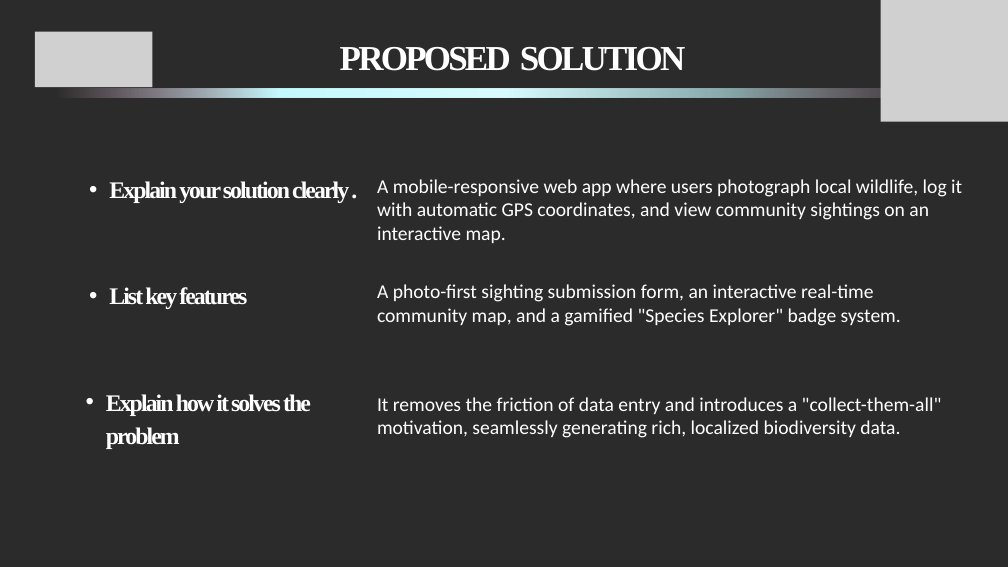
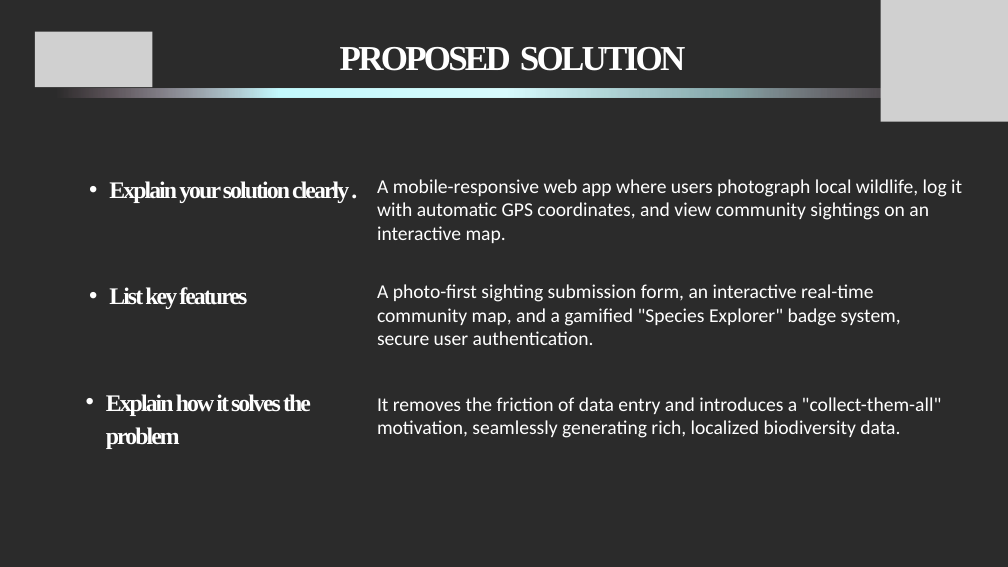
Before and after one commit to Amazingdude1525/BioDex, a slide deck: slide 4 of PPT - Debug Duo.pptx. Drawn at 1008x567 pixels with LibreOffice and Linux fonts; fonts in the diff are those of the drawing; grey boxes stand for pictures; background and template pictures are left out; a plain dark background stands for a picture behind light text. Boxes give left, top, right and bottom in pixels: in the first picture for what was removed or moved away, otherwise in the second. Text is boxed around its words. In the diff, an @@ line names an element or a change of style, - is before the commit and + after.

```diff
--- a/PPT - Debug Duo.pptx
+++ b/PPT - Debug Duo.pptx
@@ text at (377, 284, 901, 345): text changed @@
-A photo-first sighting submission form, an interactive real-time community map, and a gamified "Species Explorer" badge system.
+A photo-first sighting submission form, an interactive real-time community map, and a gamified "Species Explorer" badge system, secure user authentication.
```
Also in this commit, not shown: 5 other slides changed.
